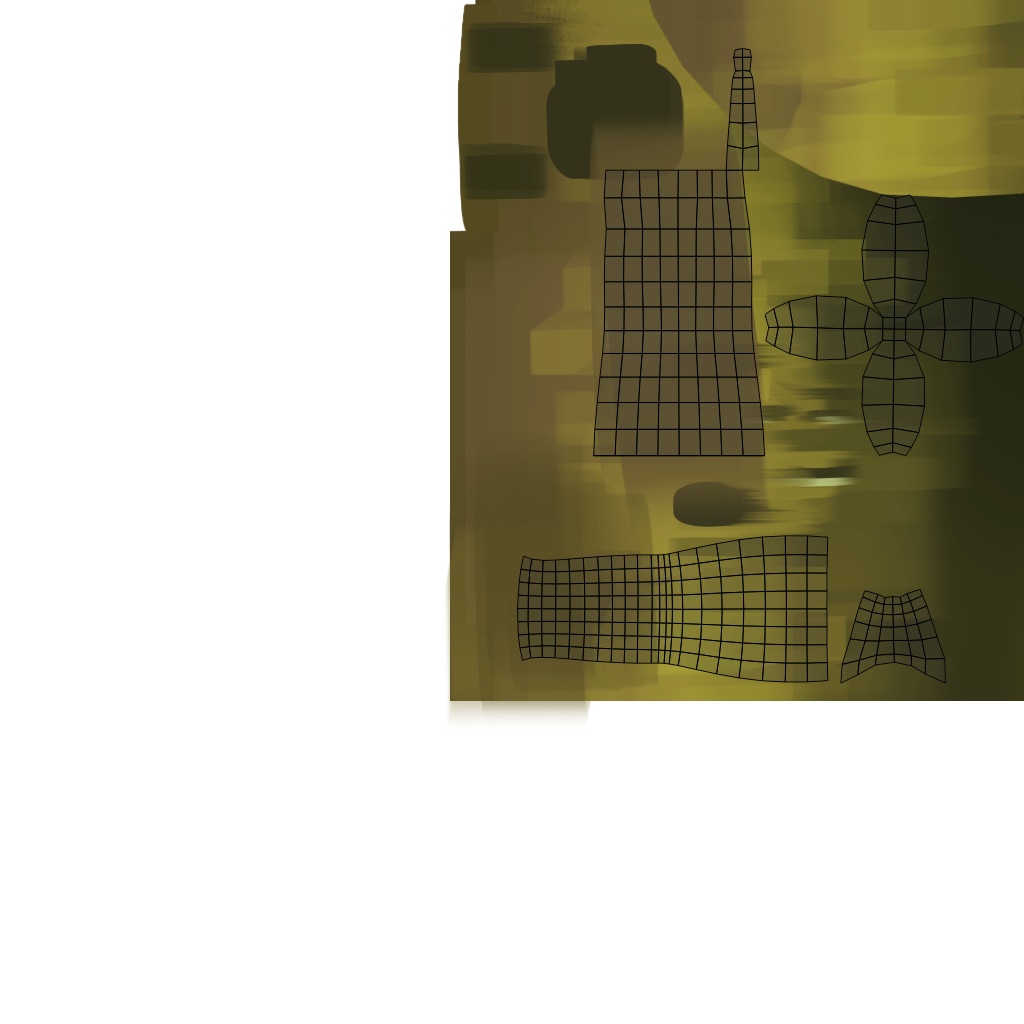
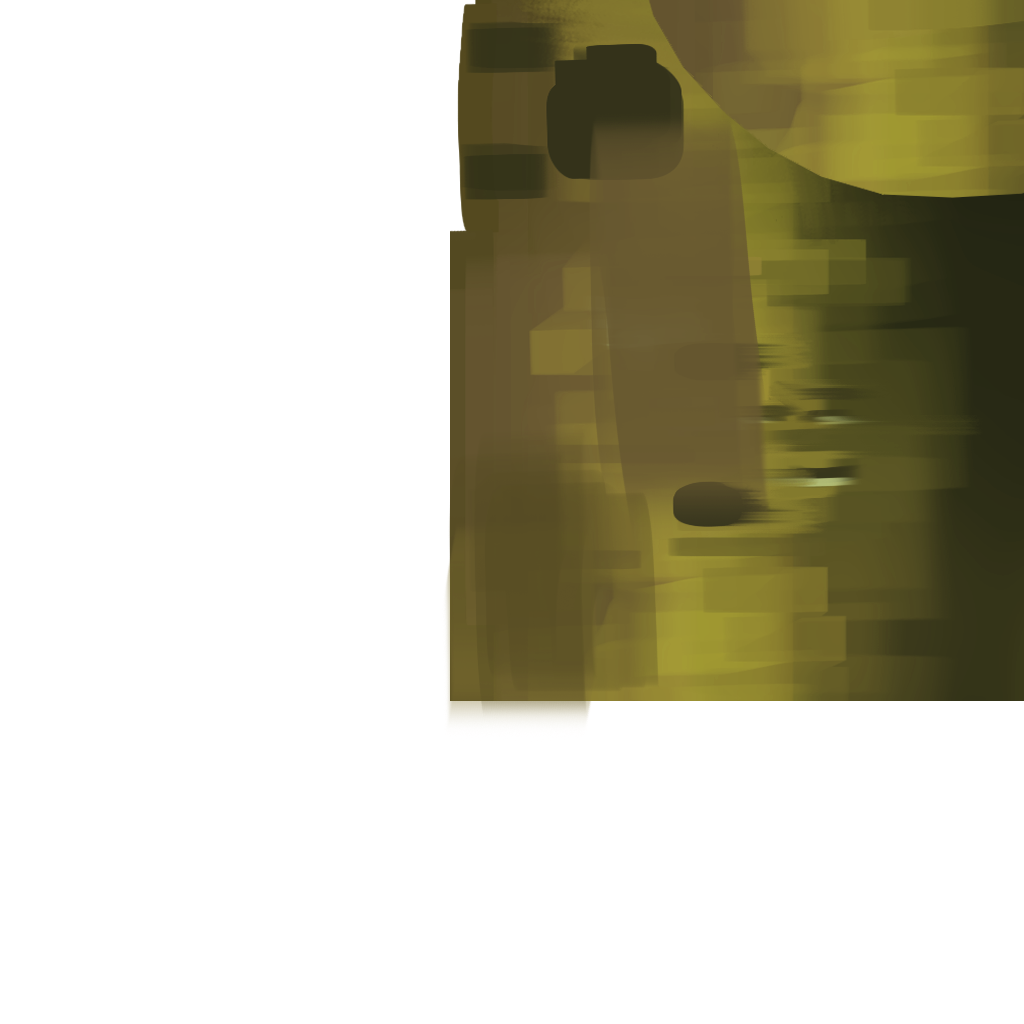
Layers edited between the first and the second (1024, 1024) image:
hid "UVLegsArmsGrapeGrunts" over [517, 48, 1024, 684]
